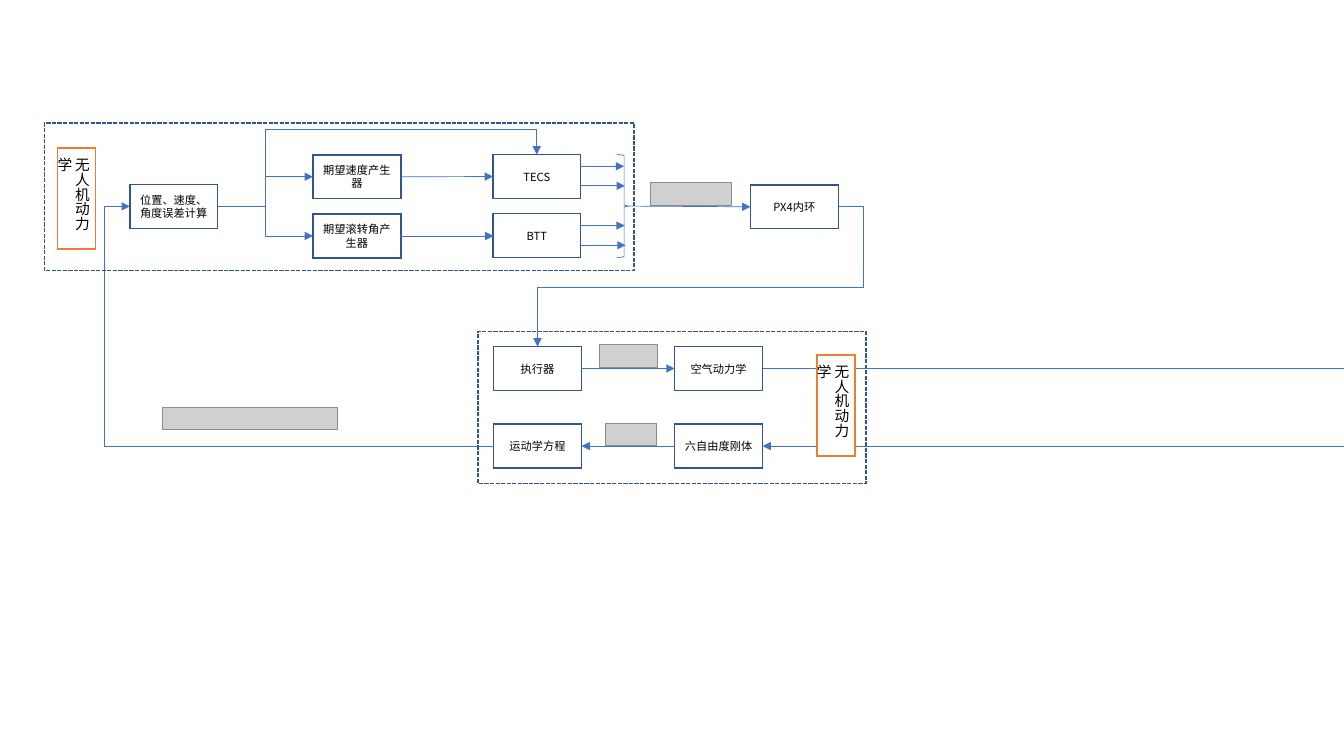
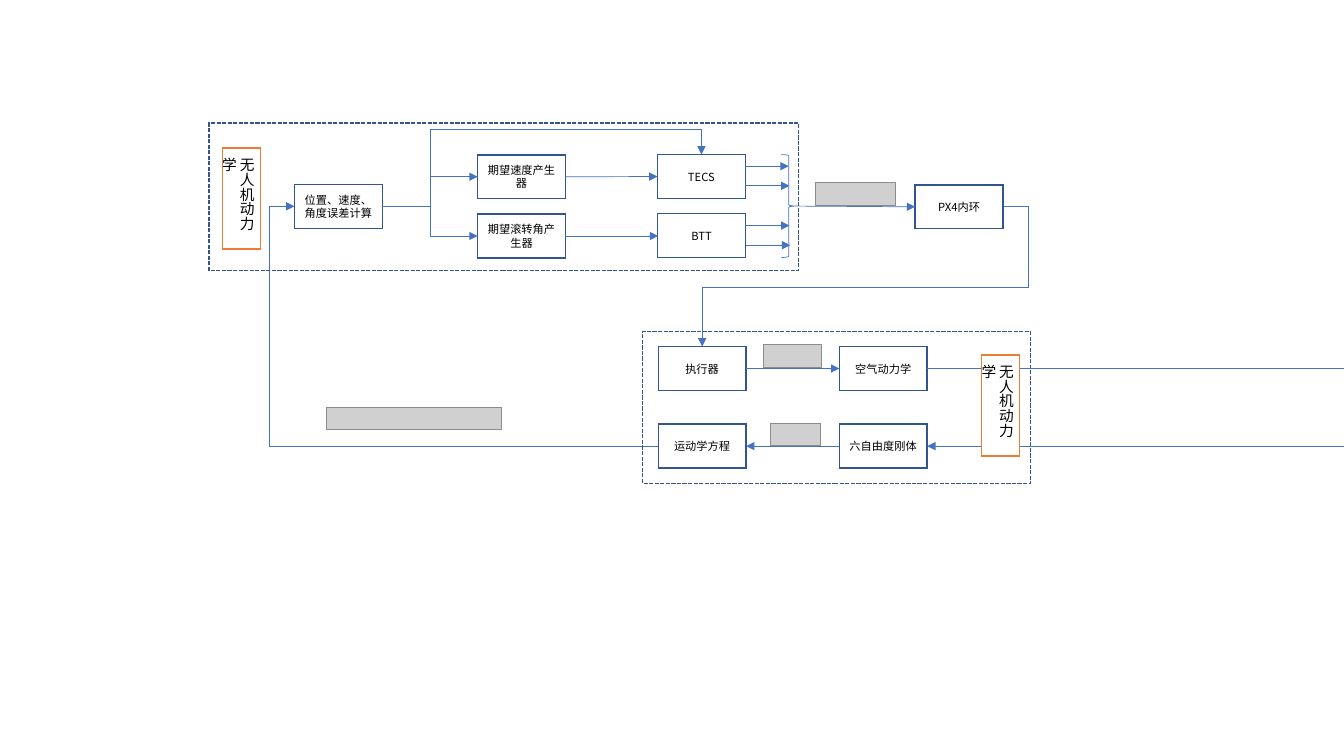
Before and after one commit to lee-shun/fixed_wing_formation_control, a slide deck: slide 9 of graduation_thesis/figures/c3/pictures.pptx. Drawn at 1344x756 pixels with LibreOffice and Linux fonts; fonts in the diff are those of the drawing; grey boxes stand for pictures; background and template pictures are left out. Boxes give left, top, right and bottom in pixels: in the first picture for what was removed or moved away, otherwise in the second. Text is boxed around its words. In the diff, an @@ line names an element or a change of style, - is before the commit and + after.

```diff
--- a/graduation_thesis/figures/c3/pictures.pptx
+++ b/graduation_thesis/figures/c3/pictures.pptx
@@ picture removed at bbox=[650, 182, 731, 206] @@
@@ picture added at bbox=[816, 182, 896, 206] @@
@@ picture removed at bbox=[599, 344, 656, 367] @@
@@ picture added at bbox=[764, 344, 822, 367] @@
@@ picture removed at bbox=[162, 407, 338, 430] @@
@@ picture added at bbox=[327, 407, 502, 430] @@
@@ picture removed at bbox=[606, 423, 656, 446] @@
@@ 14 rectangles, 9 arrows, 6 elbow arrows, 1 right brace: place and size @@
-14 rectangles, 9 arrows, 6 elbow arrows, 1 right brace at bbox=[44, 123, 866, 484]
+14 rectangles, 9 arrows, 6 elbow arrows, 1 right brace at bbox=[209, 123, 1031, 484]
@@ picture added at bbox=[770, 423, 821, 446] @@
```
Also in this commit, not shown: 1 slide added, 1 other file.
